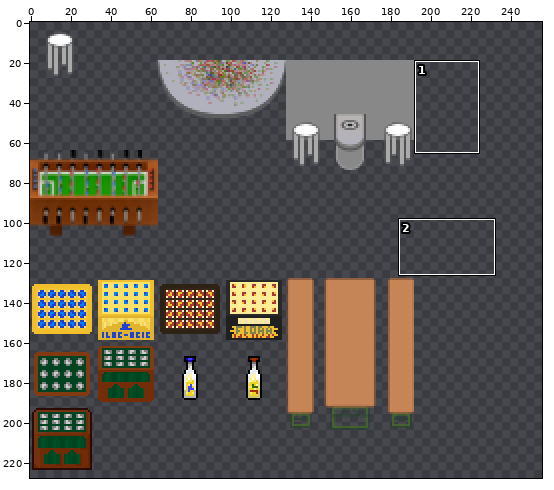
Edited in one commit: sprite sheet (maps/tiles/na-raucherraum.png). Above, an overview of the earlier version with the close-up marked.
Close-up. Old version:
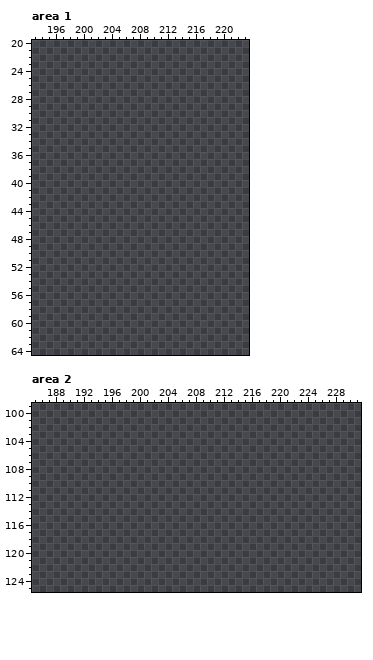
The file is 256x256 pixels. Shown: area 1: x 193..223, y 20..64; area 2: x 185..231, y 99..125. The wide view leaves out empty margins. The commit also changed other parts of the picture, which this record leaves out.
The same view after the edit:
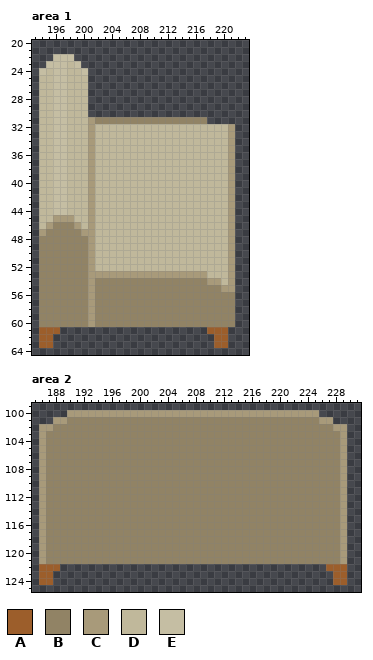
Palette (. is transparent): A #9c5e2b  B #918365  C #a89a7a  D #c0b89b  E #c5bea3
The exact change:
Changed rows in their new state; - is an unchanged pixel.
Area 1:
first column x 194:
22 --EEE-----------------------
23 -EEEDE----------------------
24 EDEEDDE---------------------
25 DDEEDDD---------------------
26 DDEEDDD---------------------
27 DDEEDDD---------------------
28 DDEEDDD---------------------
29 DDEEDDD---------------------
30 DDEEDDD---------------------
31 DDEEDDDCBBBBBBBBBBBBBBBB----
32 DDEEDDDCDDDDDDDDDDDDDDDDDDDC
33 DDEEDDDCDDDDDDDDDDDDDDDDDDDC
34 DDEEDDDCDDDDDDDDDDDDDDDDDDDC
35 DDEEDDDCDDDDDDDDDDDDDDDDDDDC
36 DDEEDDDCDDDDDDDDDDDDDDDDDDDC
37 DDEEDDDCDDDDDDDDDDDDDDDDDDDC
38 DDEEDDDCDDDDDDDDDDDDDDDDDDDC
39 DDEEDDDCDDDDDDDDDDDDDDDDDDDC
40 DDEEDDDCDDDDDDDDDDDDDDDDDDDC
41 DDEEDDDCDDDDDDDDDDDDDDDDDDDC
42 DDEEDDDCDDDDDDDDDDDDDDDDDDDC
43 DDEEDDDCDDDDDDDDDDDDDDDDDDDC
44 DDEEDDDCDDDDDDDDDDDDDDDDDDDC
45 DDCCCDDCDDDDDDDDDDDDDDDDDDDC
46 DCBBBCDCDDDDDDDDDDDDDDDDDDDC
47 CBBBBBCCDDDDDDDDDDDDDDDDDDDC
48 BBBBBBBCDDDDDDDDDDDDDDDDDDDC
49 BBBBBBBCDDDDDDDDDDDDDDDDDDDC
50 BBBBBBBCDDDDDDDDDDDDDDDDDDDC
51 BBBBBBBCDDDDDDDDDDDDDDDDDDDC
52 BBBBBBBCDDDDDDDDDDDDDDDDDDDC
53 BBBBBBBCCCCCCCCCCCCCCCCCDDDC
54 BBBBBBBCBBBBBBBBBBBBBBBBCCDC
55 BBBBBBBCBBBBBBBBBBBBBBBBBBCC
56 BBBBBBBCBBBBBBBBBBBBBBBBBBBB
57 BBBBBBBCBBBBBBBBBBBBBBBBBBBB
58 BBBBBBBCBBBBBBBBBBBBBBBBBBBB
59 BBBBBBBCBBBBBBBBBBBBBBBBBBBB
60 BBBBBBBCBBBBBBBBBBBBBBBBBBBB
61 AAA---------------------AAA-
62 AA-----------------------AA-
63 AA-----------------------AA-
Area 2:
first column x 186:
100 ----CCCCCCCCCCCCCCCCCCCCCCCCCCCCCCCCCCCC----
101 --CCBBBBBBBBBBBBBBBBBBBBBBBBBBBBBBBBBBBBCC--
102 CCBBBBBBBBBBBBBBBBBBBBBBBBBBBBBBBBBBBBBBBBCC
103 CBBBBBBBBBBBBBBBBBBBBBBBBBBBBBBBBBBBBBBBBBBC
104 CBBBBBBBBBBBBBBBBBBBBBBBBBBBBBBBBBBBBBBBBBBC
105 CBBBBBBBBBBBBBBBBBBBBBBBBBBBBBBBBBBBBBBBBBBC
106 CBBBBBBBBBBBBBBBBBBBBBBBBBBBBBBBBBBBBBBBBBBC
107 CBBBBBBBBBBBBBBBBBBBBBBBBBBBBBBBBBBBBBBBBBBC
108 CBBBBBBBBBBBBBBBBBBBBBBBBBBBBBBBBBBBBBBBBBBC
109 CBBBBBBBBBBBBBBBBBBBBBBBBBBBBBBBBBBBBBBBBBBC
110 CBBBBBBBBBBBBBBBBBBBBBBBBBBBBBBBBBBBBBBBBBBC
111 CBBBBBBBBBBBBBBBBBBBBBBBBBBBBBBBBBBBBBBBBBBC
112 CBBBBBBBBBBBBBBBBBBBBBBBBBBBBBBBBBBBBBBBBBBC
113 CBBBBBBBBBBBBBBBBBBBBBBBBBBBBBBBBBBBBBBBBBBC
114 CBBBBBBBBBBBBBBBBBBBBBBBBBBBBBBBBBBBBBBBBBBC
115 CBBBBBBBBBBBBBBBBBBBBBBBBBBBBBBBBBBBBBBBBBBC
116 CBBBBBBBBBBBBBBBBBBBBBBBBBBBBBBBBBBBBBBBBBBC
117 CBBBBBBBBBBBBBBBBBBBBBBBBBBBBBBBBBBBBBBBBBBC
118 CBBBBBBBBBBBBBBBBBBBBBBBBBBBBBBBBBBBBBBBBBBC
119 CBBBBBBBBBBBBBBBBBBBBBBBBBBBBBBBBBBBBBBBBBBC
120 CBBBBBBBBBBBBBBBBBBBBBBBBBBBBBBBBBBBBBBBBBBC
121 CBBBBBBBBBBBBBBBBBBBBBBBBBBBBBBBBBBBBBBBBBBC
122 AAA--------------------------------------AAA
123 AA----------------------------------------AA
124 AA----------------------------------------AA
Pixel boxes of the changes (left, top, right, bottom) in both close-ups:
added: (39, 54, 235, 348)
added: (39, 410, 347, 585)
